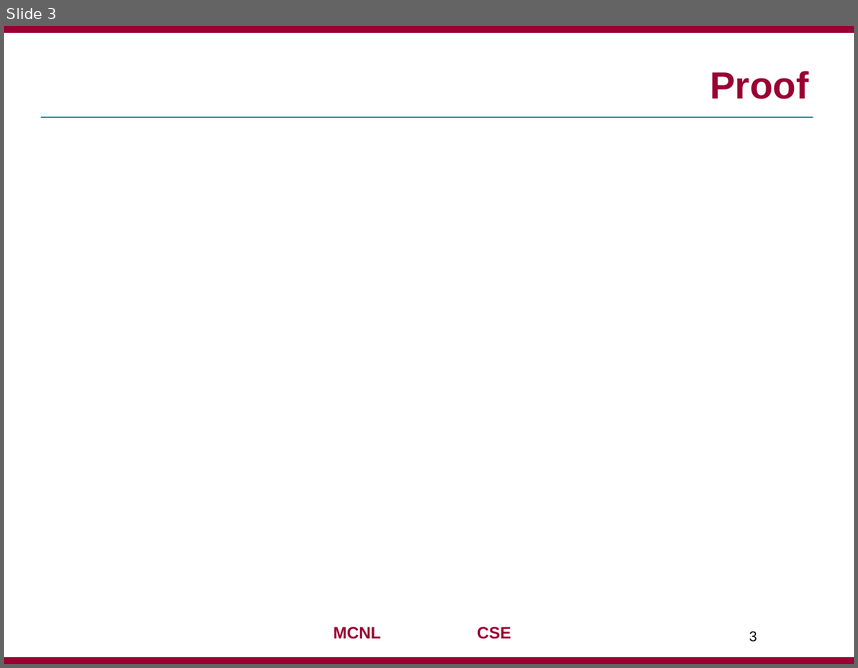
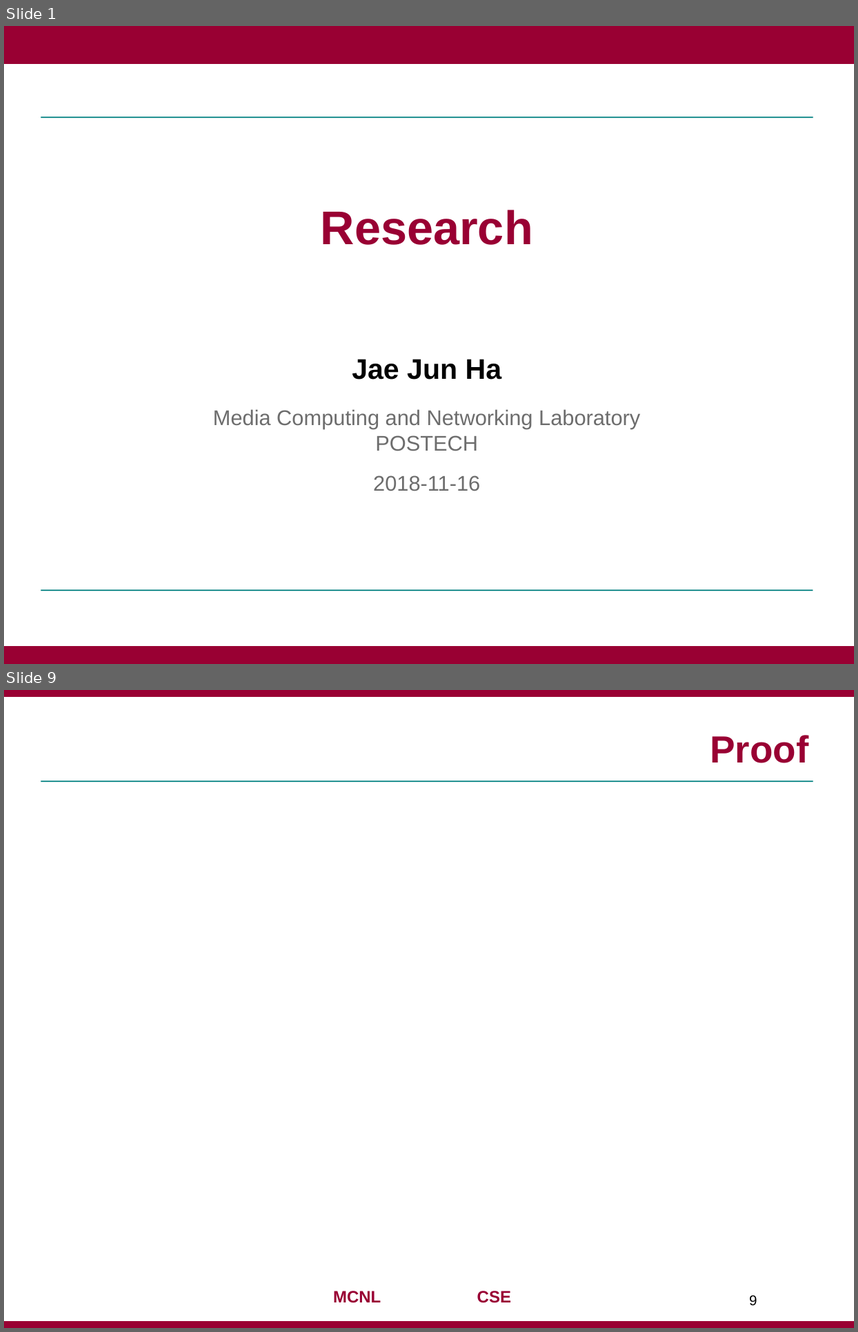
Before and after one commit to jaejunha/Paper, a slide deck: Daily(written_in_Korean)/181116.pptx. Shown one above the other, each under a label of ours: slide 3 before the commit, slides 1 and 9 after it; the slides between them are not shown. The pictures are 858x668 and 858x1332 pixels, drawn with LibreOffice and Linux fonts; fonts in the diff are those of the drawing; grey boxes stand for pictures; background and template pictures are left out. Boxes give left, top, right and bottom in pixels: in the first picture for what was removed or moved away, otherwise in the second. Text is boxed around its words. In the diff, an @@ line names an element or a change of style, - is before the commit and + after.

```diff
--- a/Daily(written_in_Korean)/181116.pptx
+++ b/Daily(written_in_Korean)/181116.pptx
@@ slide 1 added at (x1=4, y1=26, x2=854, y2=664), background #FFFFFF; not listed: 3 template elements that a slide beside it also shows @@
@@ rectangle added at (x1=4, y1=26, x2=854, y2=63), fill #990033, outline #990033 0.75 pt @@
@@ title added at (x1=213, y1=210, x2=640, y2=490), 18 pt, text #6D6D6D @@
+Research
+Jae Jun Ha
+Media Computing and Networking Laboratory
+POSTECH
+2018-11-16
@@ line added from (41, 590) to (813, 590), #008080 1 pt @@
@@ rectangle added at (x1=4, y1=646, x2=854, y2=664), fill #990033, outline #990033 0.75 pt @@
@@ what was slide 3 is now slide 9 @@
@@ page number at (x1=749, y1=1294, x2=757, y2=1305): text changed @@
-3
+9
```
Also in this commit, not shown: 1 slide changed, 7 other slides added, 1 slide removed.
